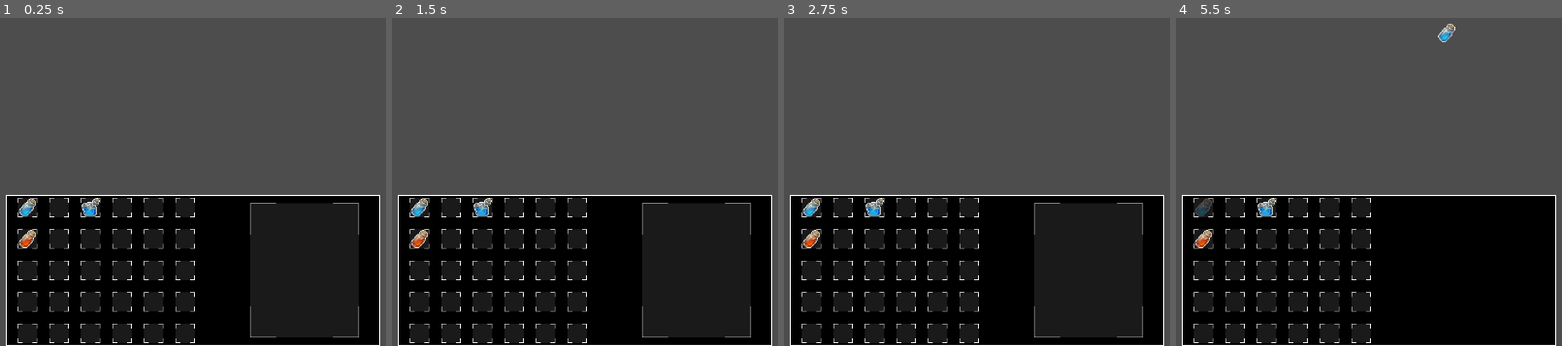
Above: before the commit, frames 1-4 (left to right).
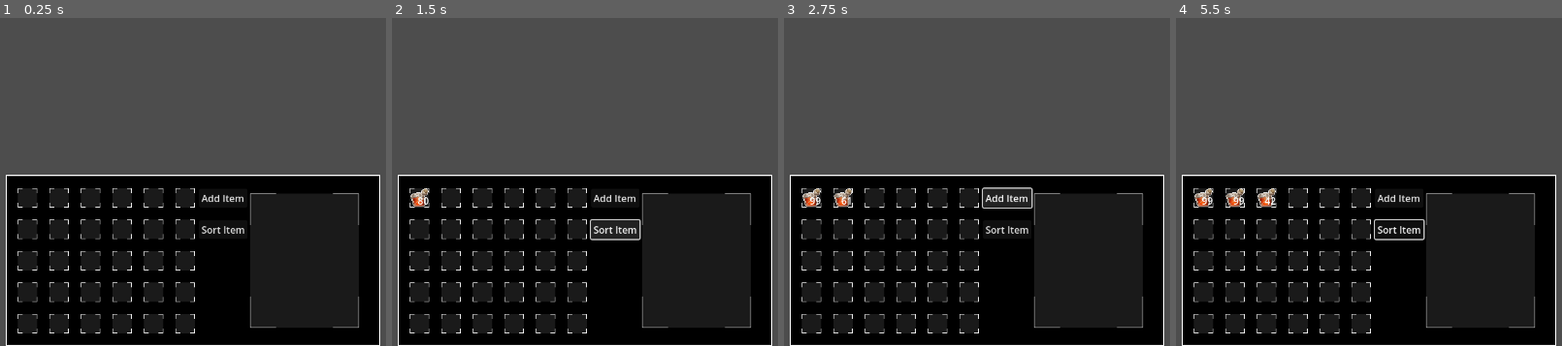
Above: after the commit, the same moments.

Repository: GreyberSojo/DungeonSupplyMaster
Game: Godot game, scene res://scenes/ui.tscn
The game is run twice, just before and just after one commit, with the same random seed, the same clock (stepped at 60 frames per second) and the same inputs. The project has no main scene, so this scene is started directly.
Inputs (mouse positions are in pixels of both pictures, inside the frame that each line leads up to):
- Up to frame 1 (0.25 s): no input
- Up to frame 2 (1.5 s): click (615, 198) at 0.5 s, where only the run after the commit has a clickable "Add Item"; click (615, 231) at 1.25 s, where only the run after the commit has a clickable "Sort Item"
- Up to frame 3 (2.75 s): click (1007, 198) at 2 s, where only the run after the commit has a clickable "Add Item"
- Up to frame 4 (5.5 s): click (1399, 231) at 2.75 s, where only the run after the commit has a clickable "Sort Item"; click (1399, 198) at 3.5 s, where only the run after the commit has a clickable "Add Item"; click (1399, 231) at 4.25 s, where only the run after the commit has a clickable "Sort Item"; tap Enter at 5 s; drag from (1203, 208) to (1446, 31) at 5.02 s

The runs differ from the first frame. In frame 1, 17% of the frame differs, in the area x 1-99%, y 47-100%; in frame 2, 18%; in frame 3, 17%; in frame 4, 27%, in the area x 1-99%, y 1-100%.

Commit message:
Added stack, sort, inv manager

Diff:
--- a/project.godot
+++ b/project.godot
@@ -17,6 +17,7 @@
 [autoload]
 
 DragManager="*res://scripts/DragManager.gd"
+InventoryManager="*res://scripts/InventoryManager.gd"
 
 [display]
 
@@ -25,6 +26,10 @@
 window/stretch/mode="canvas_items"
 window/stretch/scale_mode="integer"
 
+[global_group]
+
+inventory_slots=""
+
 [rendering]
 
 textures/canvas_textures/default_texture_filter=0
--- a/resources/Items/medium_health_potion.tres
+++ b/resources/Items/medium_health_potion.tres
@@ -1,10 +1,12 @@
-[gd_resource type="Resource" script_class="Item" load_steps=3 format=3 uid="uid://b0f8w8up0ehvu"]
+[gd_resource type="Resource" script_class="ItemData" load_steps=3 format=3 uid="uid://b0f8w8up0ehvu"]
 
 [ext_resource type="Texture2D" uid="uid://bf8x618blab8" path="res://assets/PixelArt Icons/Potion/Red Potion 2.png" id="1_7gmf2"]
-[ext_resource type="Script" path="res://scripts/Item.gd" id="2_w2mmq"]
+[ext_resource type="Script" path="res://scripts/ItemData.gd" id="2_w2mmq"]
 
 [resource]
 script = ExtResource("2_w2mmq")
-title = "Medium Health Potion"
+item_id = "medium_health_potion"
+item_name = "Medium Health Potion"
 icon = ExtResource("1_7gmf2")
 description = "Consume this potion to restore 500 hp"
+max_stack_size = 99
--- a/resources/Items/medium_mana_potion.tres
+++ b/resources/Items/medium_mana_potion.tres
@@ -1,10 +1,12 @@
-[gd_resource type="Resource" script_class="Item" load_steps=3 format=3 uid="uid://bluhmoth3qkq3"]
+[gd_resource type="Resource" script_class="Item_Data" load_steps=3 format=3 uid="uid://bluhmoth3qkq3"]
 
 [ext_resource type="Texture2D" uid="uid://dhm1ohhw1v6qg" path="res://assets/PixelArt Icons/Potion/Blue Potion 2.png" id="1_bixat"]
-[ext_resource type="Script" path="res://scripts/Item.gd" id="2_myehv"]
+[ext_resource type="Script" path="res://scripts/ItemData.gd" id="2_myehv"]
 
 [resource]
 script = ExtResource("2_myehv")
-title = "Medium Mana Potion"
+item_id = "medium_mana_potion"
+item_name = "Medium Mana Potion"
 icon = ExtResource("1_bixat")
 description = "Consume this potion to restore 500 mana"
+max_stack_size = 99
--- a/resources/Items/small_health_potion.tres
+++ b/resources/Items/small_health_potion.tres
@@ -1,10 +1,12 @@
-[gd_resource type="Resource" script_class="Item" load_steps=3 format=3 uid="uid://58b8au3khd4i"]
+[gd_resource type="Resource" script_class="ItemData" load_steps=3 format=3 uid="uid://58b8au3khd4i"]
 
 [ext_resource type="Texture2D" uid="uid://dn6slemu182us" path="res://assets/PixelArt Icons/Potion/Red Potion.png" id="1_f8h4d"]
-[ext_resource type="Script" path="res://scripts/Item.gd" id="2_qpxk0"]
+[ext_resource type="Script" path="res://scripts/ItemData.gd" id="2_qpxk0"]
 
 [resource]
 script = ExtResource("2_qpxk0")
-title = "Small Health Potion"
+item_id = "small_health_potion"
+item_name = "Small Health Potion"
 icon = ExtResource("1_f8h4d")
 description = "Consume this potion to restore 200 hp"
+max_stack_size = 99
--- a/resources/Items/small_mana_potion.tres
+++ b/resources/Items/small_mana_potion.tres
@@ -1,10 +1,12 @@
-[gd_resource type="Resource" script_class="Item" load_steps=3 format=3 uid="uid://d0uf5rhmecfhn"]
+[gd_resource type="Resource" script_class="Item_Data" load_steps=3 format=3 uid="uid://d0uf5rhmecfhn"]
 
 [ext_resource type="Texture2D" uid="uid://ruyb7lgxlp8t" path="res://assets/PixelArt Icons/Potion/Blue Potion.png" id="1_1fyds"]
-[ext_resource type="Script" path="res://scripts/Item.gd" id="2_4ktmt"]
+[ext_resource type="Script" path="res://scripts/ItemData.gd" id="2_4ktmt"]
 
 [resource]
 script = ExtResource("2_4ktmt")
-title = "Small Mana Potion"
+item_id = "small_mana_potion"
+item_name = "Small Mana Potion"
 icon = ExtResource("1_1fyds")
 description = "Consume this potion to restore 200 mana"
+max_stack_size = 99
--- a/scenes/slot_inv.tscn
+++ b/scenes/slot_inv.tscn
@@ -1,14 +1,14 @@
 [gd_scene load_steps=3 format=3 uid="uid://cidysn71w7wxv"]
 
 [ext_resource type="Texture2D" uid="uid://bwj152ndlx68u" path="res://assets/Slot_Inv.png" id="1_b6vho"]
-[ext_resource type="Script" path="res://scripts/slot_inv.gd" id="1_og8ux"]
+[ext_resource type="Script" path="res://scripts/SlotInv.gd" id="1_og8ux"]
 
-[node name="Slot" type="PanelContainer"]
+[node name="Slot" type="PanelContainer" groups=["inventory_slots"]]
 anchors_preset = 15
 anchor_right = 1.0
 anchor_bottom = 1.0
-offset_right = -1088.0
-offset_bottom = -584.0
+offset_right = -1245.0
+offset_bottom = -685.0
 grow_horizontal = 2
 grow_vertical = 2
 script = ExtResource("1_og8ux")
@@ -20,4 +20,10 @@
 [node name="Icon" type="TextureRect" parent="."]
 layout_mode = 2
 
+[node name="Quantity" type="Label" parent="."]
+layout_mode = 2
+size_flags_horizontal = 8
+size_flags_vertical = 8
+text = "99"
+
 [connection signal="gui_input" from="." to="." method="_on_gui_input"]
--- a/scenes/ui.tscn
+++ b/scenes/ui.tscn
@@ -1,12 +1,9 @@
-[gd_scene load_steps=8 format=3 uid="uid://bcrs466tnmnk7"]
+[gd_scene load_steps=5 format=3 uid="uid://bcrs466tnmnk7"]
 
 [ext_resource type="Texture2D" uid="uid://3q0msr3gb5nj" path="res://assets/Inventory.png" id="1_11ws6"]
-[ext_resource type="Script" path="res://scripts/ui.gd" id="1_mimw4"]
+[ext_resource type="Script" path="res://scripts/UI.gd" id="1_mimw4"]
 [ext_resource type="PackedScene" uid="uid://cidysn71w7wxv" path="res://scenes/slot_inv.tscn" id="2_neqqx"]
-[ext_resource type="Resource" uid="uid://58b8au3khd4i" path="res://resources/Items/small_health_potion.tres" id="3_fl4yp"]
-[ext_resource type="Resource" uid="uid://d0uf5rhmecfhn" path="res://resources/Items/small_mana_potion.tres" id="5_bc2vp"]
 [ext_resource type="Texture2D" uid="uid://bwj152ndlx68u" path="res://assets/Slot_Inv.png" id="6_82n6x"]
-[ext_resource type="Resource" uid="uid://bluhmoth3qkq3" path="res://resources/Items/medium_mana_potion.tres" id="6_t6qa4"]
 
 [node name="UI" type="Control" node_paths=PackedStringArray("description")]
 layout_mode = 3
@@ -26,7 +23,7 @@
 anchor_right = 0.5
 anchor_bottom = 1.0
 offset_left = -309.0
-offset_top = -250.0
+offset_top = -283.0
 offset_right = 309.0
 grow_horizontal = 2
 grow_vertical = 0
@@ -52,14 +49,12 @@
 
 [node name="Slot" parent="Inventory/GridContainer" instance=ExtResource("2_neqqx")]
 layout_mode = 2
-item = ExtResource("5_bc2vp")
 
 [node name="Slot2" parent="Inventory/GridContainer" instance=ExtResource("2_neqqx")]
 layout_mode = 2
 
 [node name="Slot3" parent="Inventory/GridContainer" instance=ExtResource("2_neqqx")]
 layout_mode = 2
-item = ExtResource("6_t6qa4")
 
 [node name="Slot4" parent="Inventory/GridContainer" instance=ExtResource("2_neqqx")]
 layout_mode = 2
@@ -72,7 +67,6 @@
 
 [node name="Slot7" parent="Inventory/GridContainer" instance=ExtResource("2_neqqx")]
 layout_mode = 2
-item = ExtResource("3_fl4yp")
 
 [node name="Slot8" parent="Inventory/GridContainer" instance=ExtResource("2_neqqx")]
 layout_mode = 2
@@ -200,3 +194,30 @@
 offset_right = 20.0
 grow_horizontal = 2
 grow_vertical = 0
+
+[node name="AddItem" type="Button" parent="Inventory"]
+layout_mode = 1
+anchors_preset = 5
+anchor_left = 0.5
+anchor_right = 0.5
+offset_left = 10.0
+offset_top = 23.0
+offset_right = 90.0
+offset_bottom = 54.0
+grow_horizontal = 2
+text = "Add Item"
+
+[node name="SortItem" type="Button" parent="Inventory"]
+layout_mode = 1
+anchors_preset = 5
+anchor_left = 0.5
+anchor_right = 0.5
+offset_left = 10.0
+offset_top = 75.0
+offset_right = 90.0
+offset_bottom = 106.0
+grow_horizontal = 2
+text = "Sort Item"
+
+[connection signal="pressed" from="Inventory/AddItem" to="." method="_on_add_item_pressed"]
+[connection signal="pressed" from="Inventory/SortItem" to="." method="_on_sort_item_pressed"]
--- a/scripts/DragManager.gd
+++ b/scripts/DragManager.gd
@@ -1,18 +1,18 @@
-# drag_manager.gd
+# DragManager.gd (Autoload)
 extends Node
 
 var is_dragging := false
-var dragged_item: Item
+var dragged_item: ItemData
 var source_slot: PanelContainer
 var drag_preview: TextureRect
 
-func start_drag(item: Item, slot: PanelContainer) -> void:
+func start_drag(item: ItemData, slot: PanelContainer) -> void:
 	if is_dragging: return
 
 	dragged_item = item
 	source_slot = slot
 	is_dragging = true
-	source_slot.icon.modulate.a = 0.3
+	source_slot.find_child("Icon").modulate.a = 0.3 # Use find_child to access Icon
 	# Crear preview
 	create_drag_preview()
 
@@ -25,7 +25,6 @@
 	canvas.layer = 100  # Capa superior
 	canvas.add_child(drag_preview)
 	add_child(canvas)
-
 	drag_preview.global_position = get_viewport().get_mouse_position() - drag_preview.size / 2
 
 func _input(event: InputEvent) -> void:
@@ -43,14 +42,13 @@
 
 func handle_drop() -> void:
 	var target_slot = get_target_slot()
-
 	if target_slot and target_slot != source_slot:
 		swap_items(target_slot)
-	source_slot.icon.modulate.a = 1.0
+	source_slot.find_child("Icon").modulate.a = 1.0 # Use find_child to access Icon
+
 
 func get_target_slot() -> PanelContainer:
 	var mouse_pos := get_viewport().get_mouse_position()
-
 	for slot in get_tree().get_nodes_in_group("inventory_slots"):
 		var slot_rect := Rect2(slot.global_position, slot.size)
 		if slot_rect.has_point(mouse_pos):
@@ -58,9 +56,21 @@
 	return null
 
 func swap_items(target_slot: PanelContainer) -> void:
-	var temp_item = target_slot.item
-	target_slot.item = dragged_item
-	source_slot.item = temp_item
+	# Find indices of source and target slots based on their position in the scene tree order
+	var source_slot_index = -1
+	var target_slot_index = -1
+	var slot_nodes = get_tree().get_nodes_in_group("inventory_slots")
+	for i in range(slot_nodes.size()):
+		if slot_nodes[i] == source_slot:
+			source_slot_index = i
+		if slot_nodes[i] == target_slot:
+			target_slot_index = i
+	if source_slot_index != -1 and target_slot_index != -1:
+		# Swap ItemStacks in InventoryManager's inventory_slots array based on indices
+		var temp_item_stack = InventoryManager.inventory_slots[target_slot_index]
+		InventoryManager.inventory_slots[target_slot_index] = InventoryManager.inventory_slots[source_slot_index]
+		InventoryManager.inventory_slots[source_slot_index] = temp_item_stack
+		InventoryManager.emit_signal("inventory_updated") # Notify UI to update
 
 func cleanup() -> void:
 	drag_preview.queue_free()
@@ -68,4 +78,4 @@
 	dragged_item = null
 	source_slot = null
 	if is_instance_valid(source_slot):
-		source_slot.icon.modulate.a = 1.0
+		source_slot.find_child("Icon").modulate.a = 1.0 # Use find_child to access Icon
--- /dev/null
+++ b/scripts/InventoryManager.gd
@@ -0,0 +1,84 @@
+extends Node
+signal inventory_updated
+
+@export var inventory_size : int = 30 # Número de espacios en el inventario
+var inventory_slots : Array # Array para almacenar los items en el inventario
+
+func _ready():
+	inventory_slots.resize(inventory_size) # Inicializa el array con el tamaño definido. Todos los slots empiezan vacíos (null).
+
+func add_item(item_data : ItemData, quantity : int = 1) -> bool:
+	if quantity <= 0:
+		return false
+	var remaining_quantity = quantity
+	# 1. Intentar apilar en slots existentes
+	for i in inventory_slots.size():
+		if inventory_slots[i] != null and inventory_slots[i].item_data.item_id == item_data.item_id:
+			var slot_item = inventory_slots[i]
+			if slot_item.quantity < slot_item.item_data.max_stack_size:
+				var space_available = slot_item.item_data.max_stack_size - slot_item.quantity
+				var add_amount = min(remaining_quantity, space_available)
+				slot_item.quantity += add_amount
+				remaining_quantity -= add_amount
+				if remaining_quantity == 0:
+					emit_signal("inventory_updated")
+					return true
+	# 2. Buscar slots vacíos para los items restantes
+	if remaining_quantity > 0:
+		for i in inventory_slots.size():
+			if inventory_slots[i] == null:
+				var new_item_stack = ItemStack.new(item_data)
+				new_item_stack.quantity = remaining_quantity
+				inventory_slots[i] = new_item_stack
+				remaining_quantity = 0
+				emit_signal("inventory_updated")
+				return true
+	# 3. No hay espacio ni stacks disponibles
+	return false
+
+func remove_item(item_id : String, quantity_to_remove : int = 1) -> bool:
+	var removed_count = 0
+	for i in inventory_slots.size():
+		if inventory_slots[i] != null and inventory_slots[i].item_data.item_id == item_id:
+			var slot_item = inventory_slots[i]
+			if slot_item.quantity >= quantity_to_remove - removed_count:
+				slot_item.quantity -= (quantity_to_remove - removed_count)
+				removed_count = quantity_to_remove
+				if slot_item.quantity <= 0:
+					inventory_slots[i] = null # Vaciar el slot si la cantidad llega a cero
+				emit_signal("inventory_updated")
+				return true # Se removió la cantidad solicitada
+			else: # Si no hay suficientes en este stack, remover lo que haya y seguir
+				removed_count += slot_item.quantity
+				inventory_slots[i] = null # Vaciar el slot
+				if removed_count >= quantity_to_remove: # Si ya removimos suficiente en total
+					emit_signal("inventory_updated")
+					return true # Se removió la cantidad solicitada
+	return false # No se encontraron suficientes items para remover
+
+func has_item(item_id : String, quantity_needed : int = 1) -> bool:
+	var current_quantity = 0
+	for i in inventory_slots.size():
+		if inventory_slots[i] != null and inventory_slots[i].item_data.item_id == item_id:
+			current_quantity += inventory_slots[i].quantity
+			if current_quantity >= quantity_needed:
+				return true
+	return false
+
+func organize_inventory():
+	var items_to_re_add = get_inventory_items()
+	clear_inventory()
+	for item_stack in items_to_re_add:
+		add_item(item_stack.item_data, item_stack.quantity)
+	emit_signal("inventory_updated")
+
+func get_inventory_items() -> Array:
+	var items_in_inventory = []
+	for slot in inventory_slots:
+		if slot != null:
+			items_in_inventory.append(slot)
+	return items_in_inventory
+
+func clear_inventory():
+	for i in inventory_slots.size():
+		inventory_slots[i] = null
--- a/scripts/Item.gd
+++ /dev/null
@@ -1,6 +0,0 @@
-extends Resource
-class_name Item
-
-@export var title : String
-@export var icon : Texture2D
-@export_multiline var description : String
--- /dev/null
+++ b/scripts/ItemData.gd
@@ -0,0 +1,10 @@
+# ItemData.gd (Asegúrate de que el nombre del archivo es exactamente este)
+# ItemData.gd (Asegúrate de que la class_name coincide con el nombre del archivo)
+extends Resource
+class_name ItemData
+
+@export var item_id : String = "default_item" # ID único para identificar el item
+@export var item_name : String = "Item Name"
+@export var icon : Texture2D
+@export_multiline var description : String
+@export var max_stack_size : int = 99 # Tamaño máximo de pila.
--- /dev/null
+++ b/scripts/ItemStack.gd
@@ -0,0 +1,9 @@
+# ItemStack.gd (Asegúrate de que el nombre del archivo es exactamente este)
+# ItemStack.gd (Asegúrate de que la class_name coincide con el nombre del archivo)
+class_name ItemStack
+
+var item_data : ItemData
+var quantity : int = 1
+
+func _init(item_data_resource : ItemData):
+	item_data = item_data_resource
--- /dev/null
+++ b/scripts/SlotInv.gd
@@ -0,0 +1,57 @@
+extends PanelContainer
+
+@onready var icon: TextureRect = $Icon
+@onready var quantity_label: Label = $Quantity
+
+signal mouse_entered_slot(item: ItemData) # Corrected type to ItemData
+signal mouse_exited_slot()
+
+func _ready() -> void:
+	add_to_group("inventory_slots")
+	mouse_entered.connect(_on_mouse_entered)
+	mouse_exited.connect(_on_mouse_exited)
+	update_slot(null) # Initialize slot to empty
+
+# Modified update_slot to receive ItemStack or null directly
+func update_slot(item_stack: ItemStack) -> void:
+	if item_stack != null:
+		icon.texture = item_stack.item_data.icon
+		icon.modulate.a = 1.0
+		if quantity_label:
+			if item_stack.item_data.max_stack_size > 1 and item_stack.quantity > 1:
+				quantity_label.text = str(item_stack.quantity)
+				quantity_label.visible = true
+			else:
+				quantity_label.visible = false
+	else:
+		icon.texture = null
+		icon.modulate.a = 0.0 # Make icon invisible when slot is empty
+		if quantity_label:
+			quantity_label.visible = false
+
+
+func _on_gui_input(event: InputEvent) -> void:
+	if event is InputEventMouseButton:
+		if event.button_index == MOUSE_BUTTON_LEFT and event.pressed and icon.texture != null: # Check if there is an item to drag based on icon texture
+			if get_item_data() != null: # Add a check to ensure item_data is not null
+				DragManager.start_drag(get_item_data(), self)
+
+func get_item_data() -> ItemData: # Helper function to get ItemData from the slot's visual representation.
+	if icon.texture != null: # Assuming icon.texture being not null implies there is an item visually in the slot.
+		for i in range(InventoryManager.inventory_slots.size()): # Iterate through inventory slots to find matching icon.
+			var item_stack = InventoryManager.inventory_slots[i]
+			if item_stack != null and item_stack.item_data.icon == icon.texture:
+				return item_stack.item_data # Return ItemData if icon matches
+	return null # Return null if no matching ItemData is found.
+
+
+func _on_mouse_entered() -> void:
+	if DragManager.is_dragging:
+		modulate = Color(1.1, 1.1, 1.1)
+	if get_item_data() != null and !DragManager.is_dragging: # Use get_item_data to check for item
+		mouse_entered_slot.emit(get_item_data()) # Emit ItemData
+		modulate = Color(1.1, 1.1, 1.1)
+
+func _on_mouse_exited() -> void:
+	mouse_exited_slot.emit()
+	modulate = Color.WHITE
--- a/scripts/slot_inv.gd
+++ /dev/null
@@ -1,42 +0,0 @@
-extends PanelContainer
-
-@export var item: Item:
-	set(value):
-		item = value
-		if icon:
-			update_slot()
-
-@onready var icon: TextureRect = $Icon
-
-signal mouse_entered_slot(item: Item)
-signal mouse_exited_slot()
-
-func _ready() -> void:
-	update_slot()
-	add_to_group("inventory_slots")
-	mouse_entered.connect(_on_mouse_entered)
-	mouse_exited.connect(_on_mouse_exited)
-
-func update_slot() -> void:
-	if icon:
-		if item:
-			icon.texture = item.icon
-			icon.modulate.a = 1.0
-		else:
-			icon.texture = null
-
-func _on_gui_input(event: InputEvent) -> void:
-	if event is InputEventMouseButton:
-		if event.button_index == MOUSE_BUTTON_LEFT and event.pressed and item:
-			DragManager.start_drag(item, self)
-
-func _on_mouse_entered() -> void:
-	if DragManager.is_dragging:
-		modulate = Color(1.1, 1.1, 1.1)
-	if item and !DragManager.is_dragging:
-		mouse_entered_slot.emit(item)
-		modulate = Color(1.1, 1.1, 1.1)
-
-func _on_mouse_exited() -> void:
-	mouse_exited_slot.emit()
-	modulate = Color.WHITE
--- a/scripts/ui.gd
+++ b/scripts/ui.gd
@@ -1,16 +1,17 @@
 extends Control
 
 @export var description: NinePatchRect
-#@onready var description_label: Label = $Inventory/Description/Name
 
 func _ready() -> void:
+	InventoryManager.inventory_updated.connect(update_inventory_display)
 	# Conectar todos los slots
 	for slot in get_tree().get_nodes_in_group("inventory_slots"):
 		slot.mouse_entered_slot.connect(show_description)
 		slot.mouse_exited_slot.connect(hide_description)
+	update_inventory_display() # Actualiza la UI al inicio
 
-func show_description(item: Item) -> void:
-	description.find_child("Name").text = item.title
+func show_description(item: ItemData) -> void: # Corrected type to ItemData
+	description.find_child("Name").text = item.item_name
 	description.find_child("Icon").texture = item.icon
 	description.find_child("Description").text = item.description
 	description.visible = true
@@ -21,3 +22,46 @@
 	create_tween().tween_property(description, "modulate:a", 0.0, 0.2).finished.connect(
 		func(): description.visible = false
 	)
+
+func _on_item_collected(item_resource : ItemData): # Corrected type to ItemData
+	var item_added = InventoryManager.add_item(item_resource)
+	if item_added:
+		print("Item añadido al inventario: " + item_resource.item_name)
+		update_inventory_display() # Actualiza la UI después de añadir un item
+	else:
+		print("Inventario lleno, no se pudo añadir: " + item_resource.item_name)
+
+func _on_use_potion():
+	if InventoryManager.has_item("potion_health"):
+		if InventoryManager.remove_item("potion_health"):
+			print("Usaste una poción de salud.")
+			update_inventory_display() # Actualiza la UI después de usar una poción
+			# Aplicar efecto de la poción (ej. curar al jugador)
+		else:
+			print("Error al remover poción del inventario.")
+	else:
+		print("No tienes pociones de salud en el inventario.")
+
+func update_inventory_display():
+	var inventory_data = InventoryManager.inventory_slots
+	var slot_nodes = get_tree().get_nodes_in_group("inventory_slots")
+	var slot_count = min(slot_nodes.size(), inventory_data.size())
+	for i in range(slot_count): # Loop only up to the smaller size
+		var slot_node = slot_nodes[i]
+		var item_stack = inventory_data[i]
+		var icon_node = slot_node.find_child("Icon") as TextureRect
+		var quantity_label = slot_node.find_child("Quantity") as Label
+		slot_node.update_slot(item_stack) # Call update_slot in slot_inv.gd and pass the item_stack
+
+
+func _on_add_item_pressed():
+	var item_resource = preload("res://resources/Items/medium_health_potion.tres")
+	var quantity_to_add = 80 # You can change the quantity if needed
+	var item_added = InventoryManager.add_item(item_resource, quantity_to_add)
+	if item_added:
+		print("Item added to inventory through button: " + item_resource.item_name)
+	else:
+		print("Inventory full, item not added through button: " + item_resource.item_name)
+
+func _on_sort_item_pressed() -> void:
+	InventoryManager.organize_inventory()
